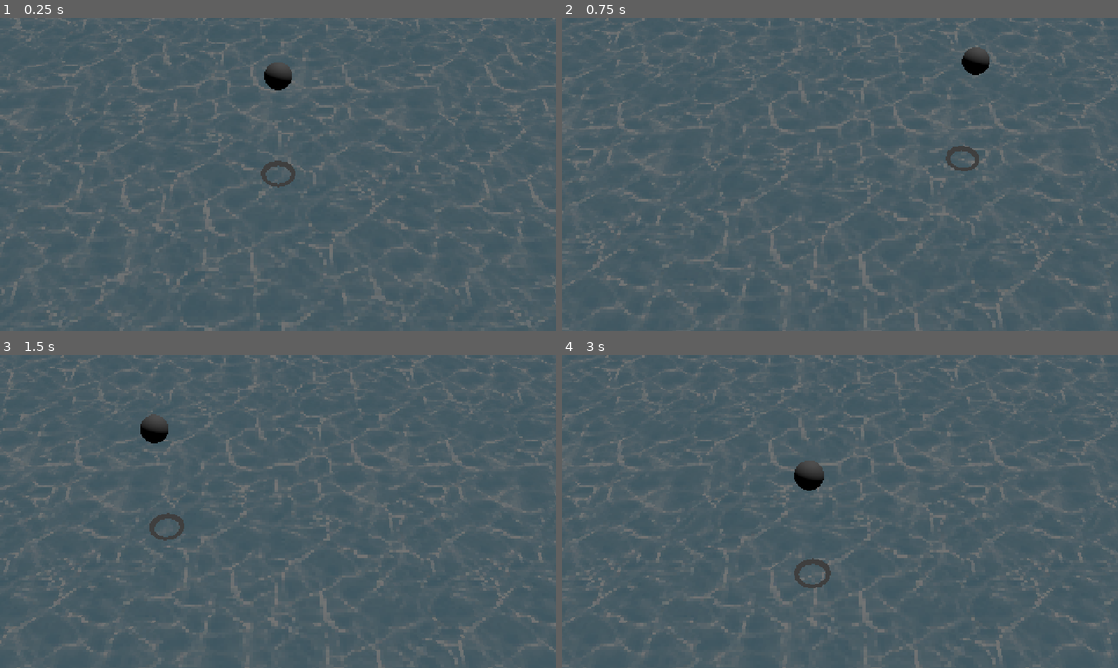
Above: before the commit, frames 1-4 (two rows, left to right).
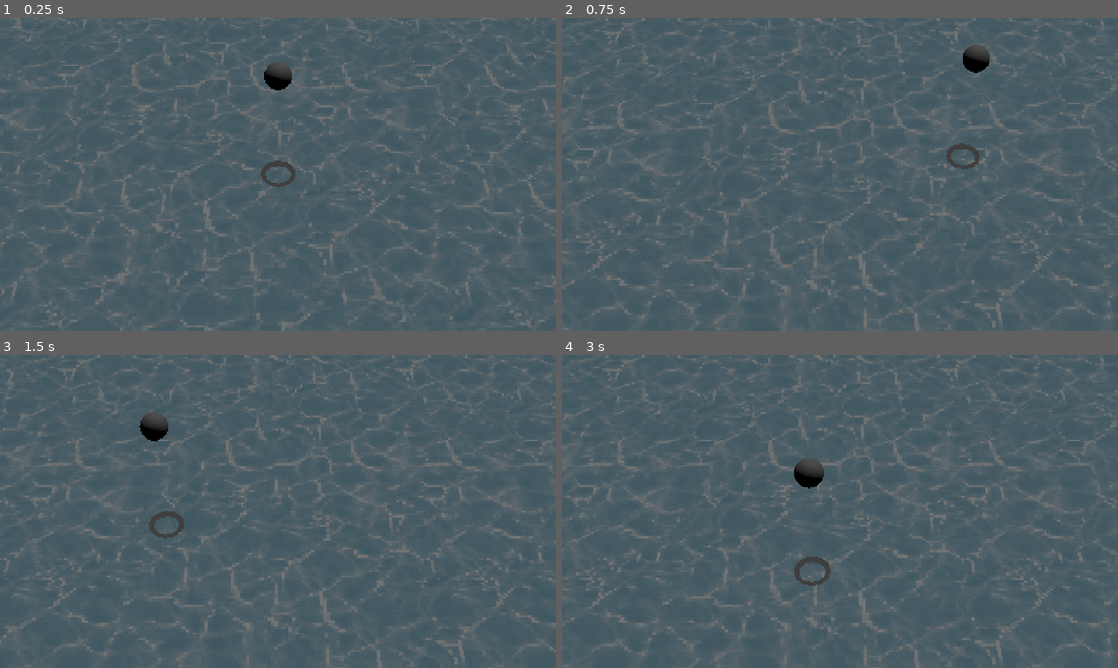
Above: after the commit, the same moments.

Repository: nulture/micro_jam_017_islands
Game: Godot game, scene res://scenes/world.tscn
Two runs of this game, one before a commit and one after it. Both use one fixed random seed, a clock stepped at 60 frames per second and the inputs below.
Inputs (mouse positions are in pixels of both pictures, inside the frame that each line leads up to):
- Up to frame 1 (0.25 s): no input
- Up to frame 2 (0.75 s): move the mouse to (962, 158) at 0.52 s; tap S (camera_down) at 0.6 s
- Up to frame 3 (1.5 s): tap Enter at 1.25 s; move the mouse to (166, 527) at 1.27 s; tap A (camera_left) at 1.35 s
- Up to frame 4 (3 s): tap Space at 2 s; move the mouse to (895, 442) at 2.02 s; tap D (camera_right) at 2.1 s; tap Enter at 2.75 s; move the mouse to (812, 574) at 2.77 s; tap Shift (camera_sprint) at 2.85 s

Frame 1 is identical in both runs. In frame 2, 0.2% of the frame differs, in the area x 69-77%, y 8-49%; in frame 3, 0.2%; in frame 4, 0.3%, in the area x 41-49%, y 33-75%.

Commit message:
Smoothed out terrain generation in water

Diff:
--- a/scenes/world.tscn
+++ b/scenes/world.tscn
@@ -46,9 +46,9 @@
 [node name="terrain" type="Node3D" parent="." node_paths=PackedStringArray("shape", "mesh")]
 transform = Transform3D(1, 0, 0, 0, 1, 0, 0, 0, 1, 128, 0, 128)
 script = ExtResource("7_uh1ch")
+hmap_min_height_padding = 2.0
 shape = NodePath("terrain_body/shape")
 mesh = NodePath("terrain_body/mesh")
-known_size = 256.0
 
 [node name="terrain_body" type="AnimatableBody3D" parent="terrain"]
 
@@ -65,6 +65,7 @@
 skeleton = NodePath("../water_body/camera_root")
 
 [node name="water_body" type="AnimatableBody3D" parent="terrain"]
+transform = Transform3D(1, 0, 0, 0, 1, 0, 0, 0, 1, 0, 0.5, 0)
 
 [node name="shape" type="CollisionShape3D" parent="terrain/water_body"]
 shape = SubResource("WorldBoundaryShape3D_x8nr0")
--- a/scripts/player_tools/tool_rain.gd
+++ b/scripts/player_tools/tool_rain.gd
@@ -4,3 +4,4 @@
 
 func process_hold(delta: float) -> void :
 	World.inst.ocean_rise_node.position.y += ocean_rise_speed * delta
+	Terrain.inst.hmap_min_height = World.inst.ocean_rise_node.position.y
--- a/scripts/terrain.gd
+++ b/scripts/terrain.gd
@@ -1,17 +1,22 @@
 class_name Terrain extends Node3D
+
+@export var hmap_min_height_padding : float = 1.0
 
 @export var shape : CollisionShape3D
 @export var mesh : MeshInstance3D
 
 @export var hmap_size : int = 256
 @export var pmap_size : int = 256
-@export var known_size : float = 1.0
 @export var pixels_per_unit : float = 1.0
 
 var hmap_shape : HeightMapShape3D
 var hmap_image : Image
 var hmap_texture : ImageTexture
-var hmap_min_height : float
+var _hmap_min_height : float
+var hmap_min_height : float :
+	get : return _hmap_min_height + hmap_min_height_padding
+	set (value) :
+		_hmap_min_height = value - hmap_min_height_padding
 
 var pmap_image : Image
 var pmap_texture : ImageTexture
@@ -21,6 +26,7 @@
 # Called when the node enters the scene tree for the first time.
 func _ready() -> void:
 	inst = self
+	hmap_min_height = 0.0
 
 	var mat = mesh.mesh.surface_get_material(0) as ShaderMaterial
 	hmap_texture = mat.get_shader_parameter("height") as ImageTexture
@@ -29,6 +35,7 @@
 	var hmap_data = PackedByteArray()
 	hmap_data.resize(hmap_size * hmap_size * 4)
 	hmap_image = Image.new()
+	hmap_image.fill(Color(_hmap_min_height, 0, 0))
 	hmap_image.set_data(hmap_size, hmap_size, false, Image.FORMAT_RF, hmap_data)
 	hmap_texture.set_image(hmap_image)
 
@@ -83,7 +90,7 @@
 			hmap_alpha = height * clamp(hmap_alpha, 0.0, 1.0)
 			var hmap_color = hmap_image.get_pixelv(pos)
 			var r = hmap_color.r + hmap_alpha
-			hmap_color = Color(max(r, hmap_min_height), 0, 0)
+			hmap_color = Color(max(r, _hmap_min_height), 0, 0)
 			hmap_image.set_pixelv(pos, hmap_color)
 
 			var pmap_alpha = remap(percent, pmap_falloff, 1.0, 1.0, 0.0)
